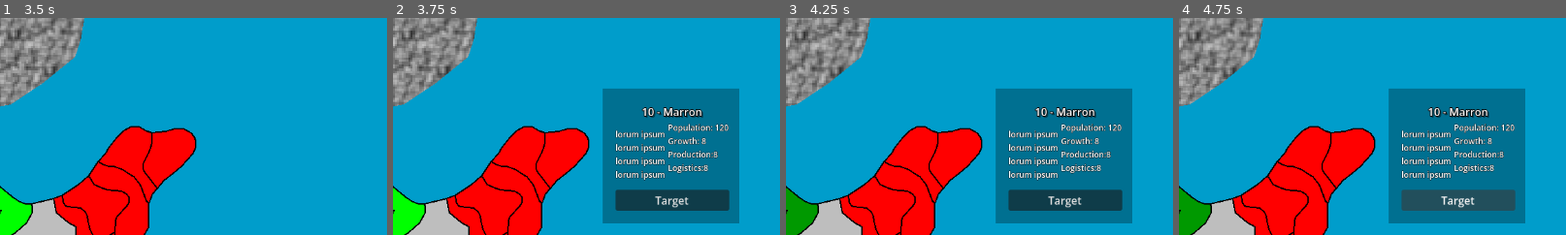
Above: before the commit, frames 1-4 (left to right).
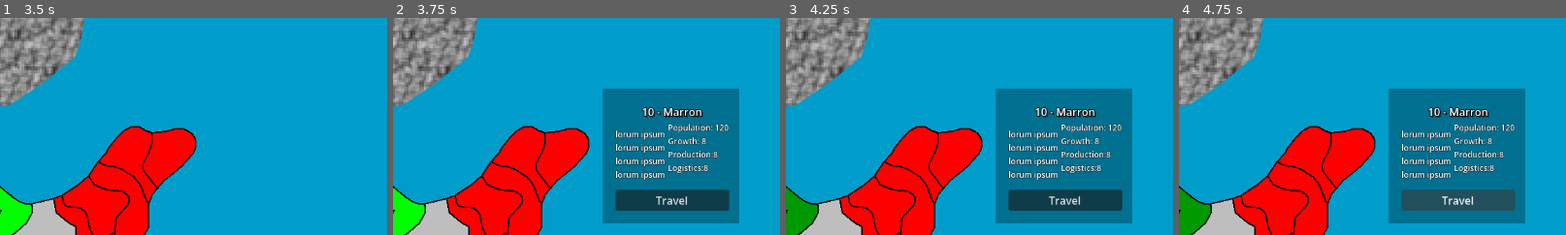
Above: after the commit, the same moments.

Repository: joshuaculver/ChronoRetract
Game: Godot game, scene res://prefabs/main.tscn
Same seed, same stepped clock (60 frames per second), same inputs: the game is played once before the commit and once after it. The engine's default icon, where the game draws it, is replaced by a stand-in: a white triangle on a blue panel in a dark square.
Inputs (mouse positions are % of the whole screen's width and height, from its top left):
- Up to frame 1 (3.5 s): click (19, 82) at 0.5 s; click (19, 82) at 1.25 s; click (19, 82) at 2 s; drag from (81, 81) to (33, 27) at 2.77 s
- Up to frame 2 (3.75 s): drag from (33, 27) to (49, 44) at 3.52 s
- Up to frame 3 (4.25 s): no input
- Up to frame 4 (4.75 s): click "Target" (after the commit: "Travel") at 4.25 s
The pictures show only the part of the screen within x 49-99%, y 0-50%; the shares and areas given below are measured in that part.

Frame 1 is identical in both runs. In frame 2, 0.2% of the frame differs, in the area x 67-77%, y 82-88%; in frame 3, 0.2%; in frame 4, 0.2%.

Commit message:
UX tweaking and creating functions for displaying icons to represent battles

Diff:
--- /dev/null
+++ b/prefabs/battleIcon.tscn
@@ -0,0 +1,27 @@
+[gd_scene format=3 uid="uid://d2dobblr3gmsp"]
+
+[ext_resource type="Texture2D" uid="uid://cp8pn4klqu1tt" path="res://assets/sprites/crossedBlades.png" id="1_u5lcp"]
+
+[node name="BattleIcon" type="Control" unique_id=359292758]
+layout_mode = 3
+anchors_preset = 15
+anchor_right = 1.0
+anchor_bottom = 1.0
+offset_left = -121.0
+offset_top = -48.0
+offset_right = -121.0
+offset_bottom = -48.0
+grow_horizontal = 2
+grow_vertical = 2
+tooltip_text = "There is a battle here"
+
+[node name="leftPos" type="Sprite2D" parent="." unique_id=1315929473]
+position = Vector2(296, 177)
+
+[node name="rightPos" type="Sprite2D" parent="." unique_id=1347994781]
+position = Vector2(312, 177)
+
+[node name="blades" type="Sprite2D" parent="." unique_id=1219913562]
+modulate = Color(0.9882353, 0, 0, 0.8117647)
+position = Vector2(304, 176)
+texture = ExtResource("1_u5lcp")
--- a/prefabs/managers.tscn
+++ b/prefabs/managers.tscn
@@ -74,8 +74,7 @@
 
 [node name="SelectRegionButton" type="Button" parent="UI/CanvasLayer/RegionControl/RegionPanel" unique_id=759500174]
 layout_mode = 2
-text = "Target
-"
+text = "Travel"
 icon_alignment = 1
 
 [node name="PlayerUIControl" type="Control" parent="UI/CanvasLayer" unique_id=330626527]
--- a/scripts/Army.gd
+++ b/scripts/Army.gd
@@ -7,6 +7,12 @@
 extends Unit
 
 func tick() -> void:
+
+	if inBattle:
+		visible = false
+	else:
+		visible = true
+
 	match mode:
 		enums.UnitMode.NEUTRAL:
 			rest()
--- a/scripts/Hero.gd
+++ b/scripts/Hero.gd
@@ -6,6 +6,11 @@
 extends Unit
 
 func tick() -> void:
+	if inBattle:
+		visible = false
+	else:
+		visible = true
+
 	match mode:
 		enums.UnitMode.NEUTRAL:
 			rest()
--- a/scripts/battle.gd
+++ b/scripts/battle.gd
@@ -7,6 +7,8 @@
 
 extends Object
 
+var battleIcon = preload("res://prefabs/battleIcon.tscn")
+
 var warID : int
 var ongoing : bool = true
 var winner = null
@@ -14,6 +16,9 @@
 ##Attack/Defend referring to war sides not initiator and reactor in terms of map interaction
 var atkTeam : Array[Unit] = []
 var defTeam : Array[Unit] = []
+
+func _ready() -> void:
+	var newIcon = battleIcon.instantiate()
 
 func tick() -> void:
 	##Battle manager handles resolution and cleanup once battle is marked no longer ongoing
--- a/scripts/managers/battleManager.gd
+++ b/scripts/managers/battleManager.gd
@@ -49,6 +49,8 @@
 				newBattle.defTeam.append(unit)
 				unit.setMode(enums.UnitMode.BATTLE)
 
+		newBattle.position = caller.location.position
+
 		battles.append(newBattle)
 		print("Battle created: " + str(newBattle.atkTeam) + " - " + str(newBattle.defTeam))
 	else:
--- a/scripts/unit.gd
+++ b/scripts/unit.gd
@@ -26,6 +26,7 @@
 var path : Array[int]
 
 var hasFought : bool = false
+var inBattle : bool = false
 
 ## Whether the unit will send updates on it's actions to the player log
 var logActivity : bool = false
Binary file added: assets/sprites/crossedBlades.png
Not shown, added: assets/sprites/crossedBlades.png.import
